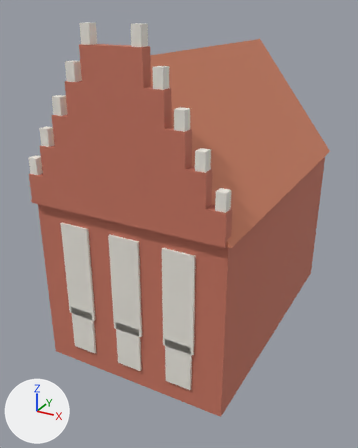
The glTF model public/models/house_patrician_brick.glb: old version first, new version second.
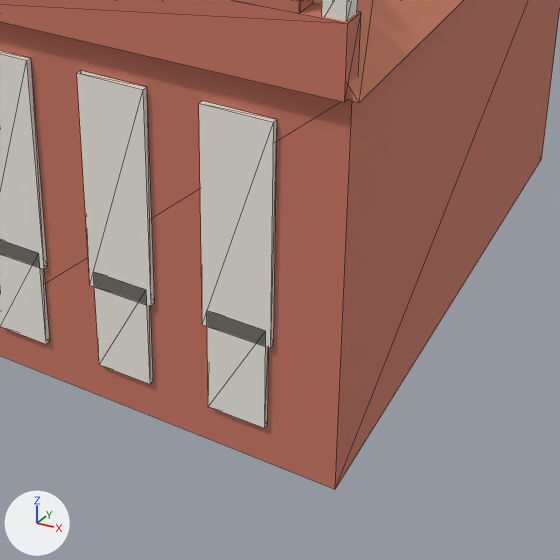
Each version appears first whole from a 50 mm lens placed at (10.58, -21.68, 15.72), pointed at (-0.43, -1.68, 5.72), and next in a close-up on the part from 21% to 89% of the width and 45% to 100% of the height. Lighting does not change. The marker at lower left points along +X, +Y and +Z. The first two pictures are the older version. The close-ups show mesh edges as thin lines. Vertices at exactly the same position are counted once.

Names of what the first close-up shows: 'HousePatrician'.
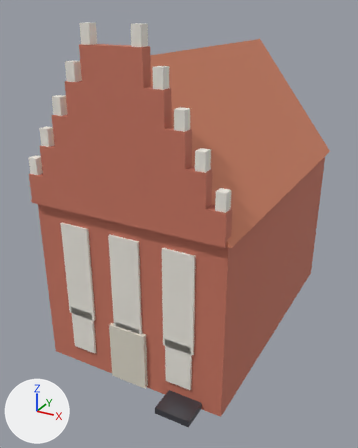
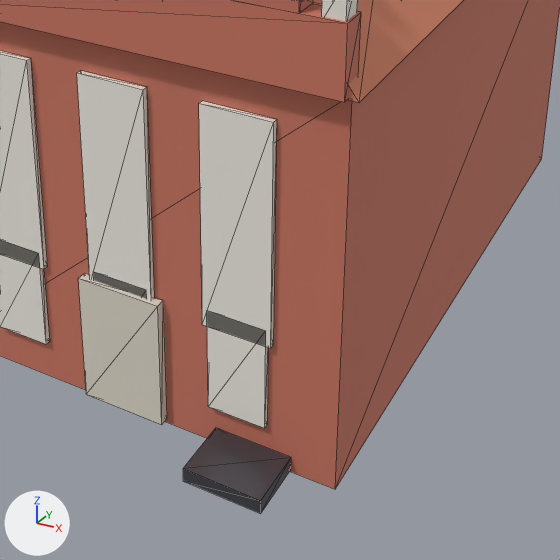
Pixel boxes [x1, y1, x2, y2] of what changed, in the close-ups (560 x 560 px):
'HousePatrician', reshaped
    before: [0, 0, 560, 489]
    after: [0, 0, 560, 514]
part 1 of me_mesh_housepatrician, added (pale yellow)
    after: [78, 273, 167, 425]
part 2 of me_mesh_housepatrician, added
    after: [183, 428, 291, 514]

Diff of the bpy script that builds the scene:
```diff
--- a/public/models/house_patrician_brick.glb.py
+++ b/public/models/house_patrician_brick.glb.py
@@ mat_limestone @@
+mat_limestone = principled_material('Limestone')
+mat_limestone.base_color = (0.72, 0.68, 0.58)  # pale yellow #ddd7c8
+mat_limestone.roughness = 0.8
@@ mat_ironwrought @@
+mat_ironwrought = principled_material('IronWrought')
+mat_ironwrought.base_color = (0.12, 0.12, 0.14)  # dark grey #616169
+mat_ironwrought.metallic = 0.7
+mat_ironwrought.roughness = 0.4
@@ me_mesh_housepatrician @@
 # used by ob_housepatrician; location = (0.0, 0.0, 0.0)
-me_mesh_housepatrician.from_pydata(...)  # 182 vertices, 270 faces; spans x -4.7..4.7, y -7.3..7.2, z 0.0..15.2
+me_mesh_housepatrician.from_pydata(...)  # 198 vertices, 294 faces; spans x -4.7..4.7, y -8.2..7.2, z 0.0..15.2
+# me_mesh_housepatrician part 1: a new loose piece, a box spanning x -0.9..0.9, y -7.2..-7.0, z 0.1..2.9, in mat_limestone (pale yellow #ddd7c8)
+# me_mesh_housepatrician part 2: a new loose piece, a box spanning x 2.0..3.6, y -8.2..-7.0, z 0.05..0.35, in mat_ironwrought (dark grey #616169)
 me_mesh_housepatrician.materials.append(mat_brickgothic)
@@ me_mesh_housepatrician @@
 me_mesh_housepatrician.materials.append(mat_rooftilered)
+me_mesh_housepatrician.materials.append(mat_limestone)  # pale yellow #ddd7c8
+me_mesh_housepatrician.materials.append(mat_ironwrought)  # dark grey #616169
```
